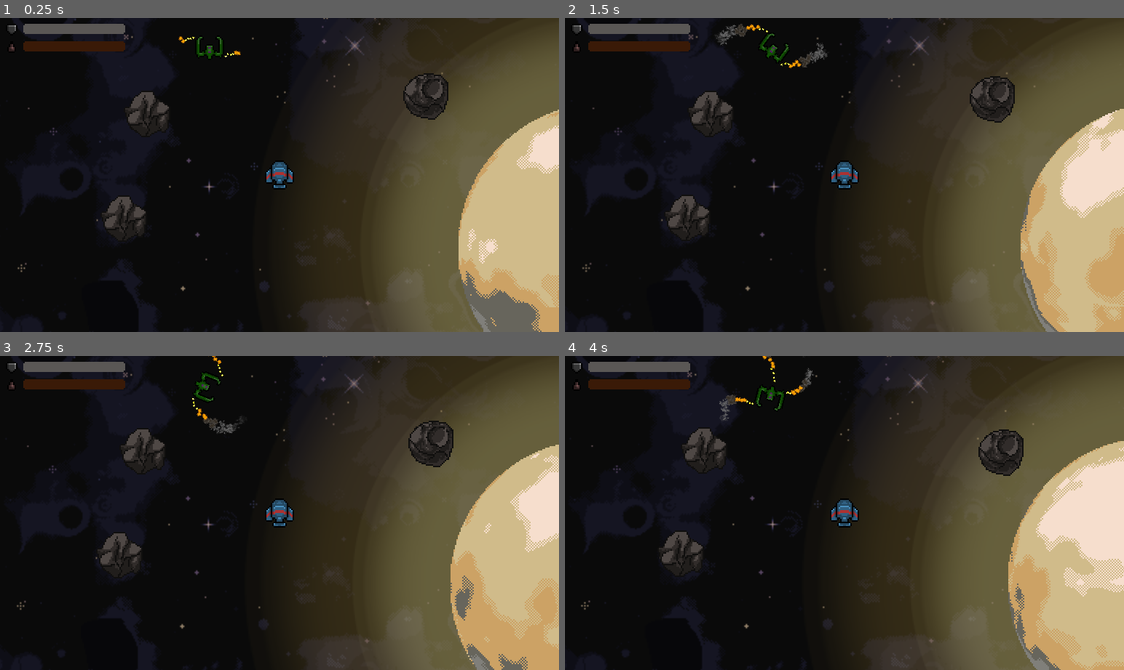
Above: before the commit, frames 1-4 (two rows, left to right).
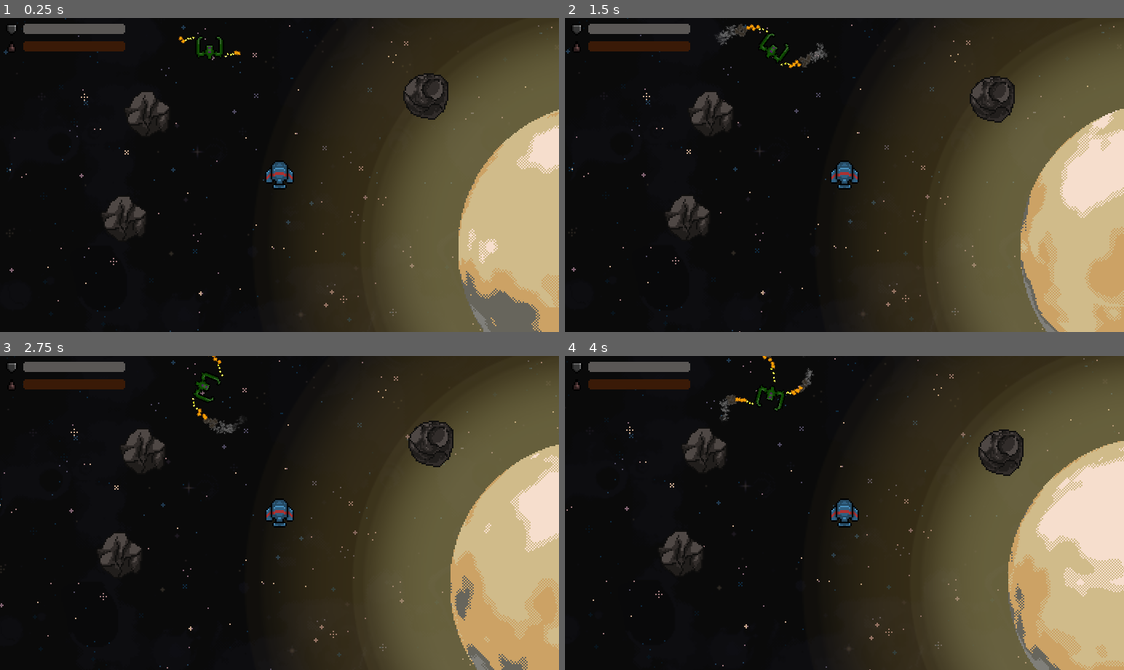
Above: after the commit, the same moments.

Repository: WekufuStudios/A-new-home
Game: Godot game, scene res://Game.tscn
Two runs of this game, one before a commit and one after it. Both use one fixed random seed, a clock stepped at 60 frames per second and the inputs below. Sound files missing from this copy of the repository are replaced by a short silence.
Inputs:
- Up to frame 1 (0.25 s): no input
- Up to frame 2 (1.5 s): no input
- Up to frame 3 (2.75 s): no input
- Up to frame 4 (4 s): no input

The runs differ from the first frame. In frame 1, 0.7% of the frame differs, in the area x 0-99%, y 0-100%; in frame 2, 0.7%; in frame 3, 0.7%, in the area x 0-100%, y 0-100%; in frame 4, 0.7%.

Commit message:
paralaje update 2

Diff:
--- a/Game.tscn
+++ b/Game.tscn
@@ -1,8 +1,9 @@
-[gd_scene load_steps=12 format=3 uid="uid://cn00mn4ive2ax"]
+[gd_scene load_steps=13 format=3 uid="uid://cn00mn4ive2ax"]
 
 [ext_resource type="PackedScene" uid="uid://c7huqukkasfir" path="res://ships/player/PlayerShip.tscn" id="1_1h5ul"]
 [ext_resource type="Texture2D" uid="uid://b2g3joteis713" path="res://assets/art/Space Background.png" id="1_gp3hy"]
 [ext_resource type="Script" path="res://Game.gd" id="1_wfy84"]
+[ext_resource type="Texture2D" uid="uid://di64y8f1q7eyi" path="res://assets/art/Space Background (1).png" id="3_2emkl"]
 [ext_resource type="PackedScene" uid="uid://drsgpprg0hjko" path="res://space_bodies/planets/Planet1.tscn" id="3_jxt6p"]
 [ext_resource type="PackedScene" uid="uid://bs8d3qxqhi63b" path="res://space_bodies/asteroids/Asteroid1.tscn" id="4_4oy65"]
 [ext_resource type="PackedScene" uid="uid://cy3ypb8ikk6e0" path="res://space_bodies/asteroids/Asteroid3.tscn" id="5_mo1o2"]
@@ -10,18 +11,19 @@
 [ext_resource type="Theme" uid="uid://h480sux0ug1" path="res://menus/Theme.tres" id="7_1sskg"]
 [ext_resource type="Script" path="res://menus/PauseMenu.gd" id="8_gix8i"]
 [ext_resource type="Script" path="res://menus/QuitButton.gd" id="8_tevjs"]
-[ext_resource type="PackedScene" path="res://space_bodies/sun.tscn" id="10_cps5n"]
+[ext_resource type="PackedScene" uid="uid://bpq0ajuv67wws" path="res://space_bodies/sun.tscn" id="10_cps5n"]
 
 [node name="Game" type="Node2D"]
 script = ExtResource("1_wfy84")
 
 [node name="ParallaxBackground" type="ParallaxBackground" parent="."]
+follow_viewport_enabled = true
 
 [node name="ParallaxLayer" type="ParallaxLayer" parent="ParallaxBackground"]
 motion_scale = Vector2(0.1, 0.1)
 
 [node name="Background" type="Sprite2D" parent="ParallaxBackground/ParallaxLayer"]
-modulate = Color(1, 1, 1, 0.6)
+modulate = Color(1, 1, 1, 0.164706)
 z_index = -10
 texture_filter = 2
 texture_repeat = 2
@@ -30,6 +32,16 @@
 centered = false
 region_enabled = true
 region_rect = Rect2(0, 0, 2000, 2000)
+
+[node name="ParallaxLayer2" type="ParallaxLayer" parent="ParallaxBackground"]
+motion_scale = Vector2(0.3, 0.3)
+
+[node name="Stars1" type="Sprite2D" parent="ParallaxBackground/ParallaxLayer2"]
+z_index = -5
+texture_repeat = 2
+texture = ExtResource("3_2emkl")
+region_enabled = true
+region_rect = Rect2(0, 0, 5000, 5000)
 
 [node name="Ship1" parent="." instance=ExtResource("1_1h5ul")]
 position = Vector2(200, 132)
Binary file added: assets/art/Space Background (1).png
Not shown, added: assets/art/Space Background (1).png.import
